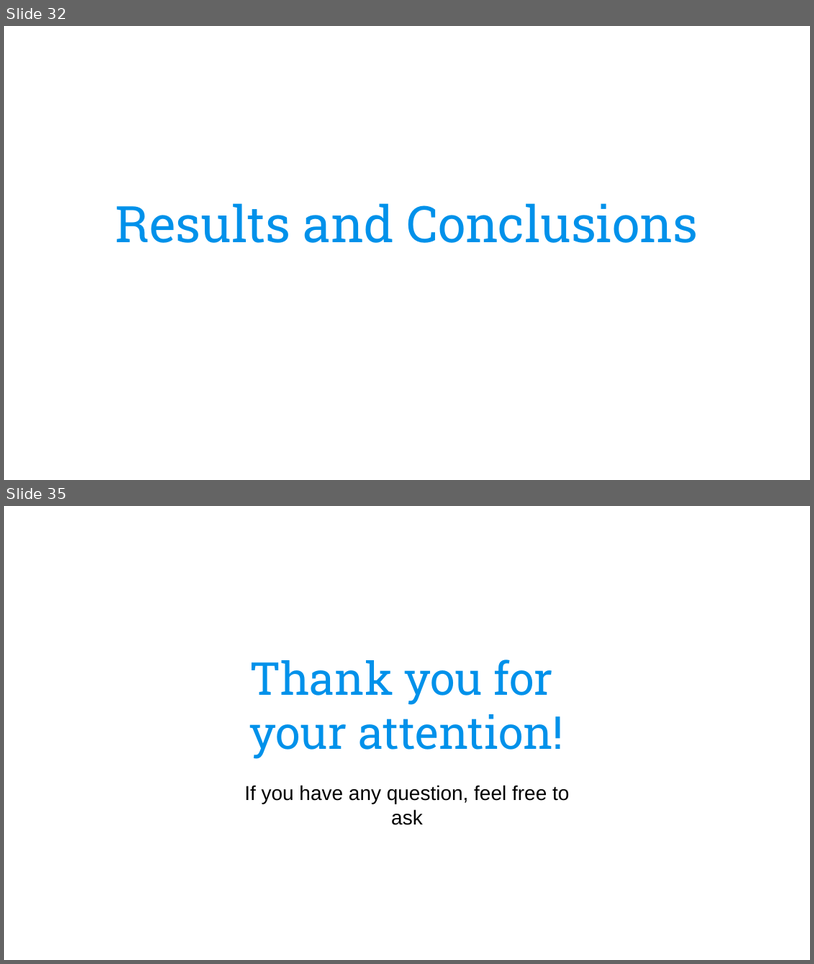
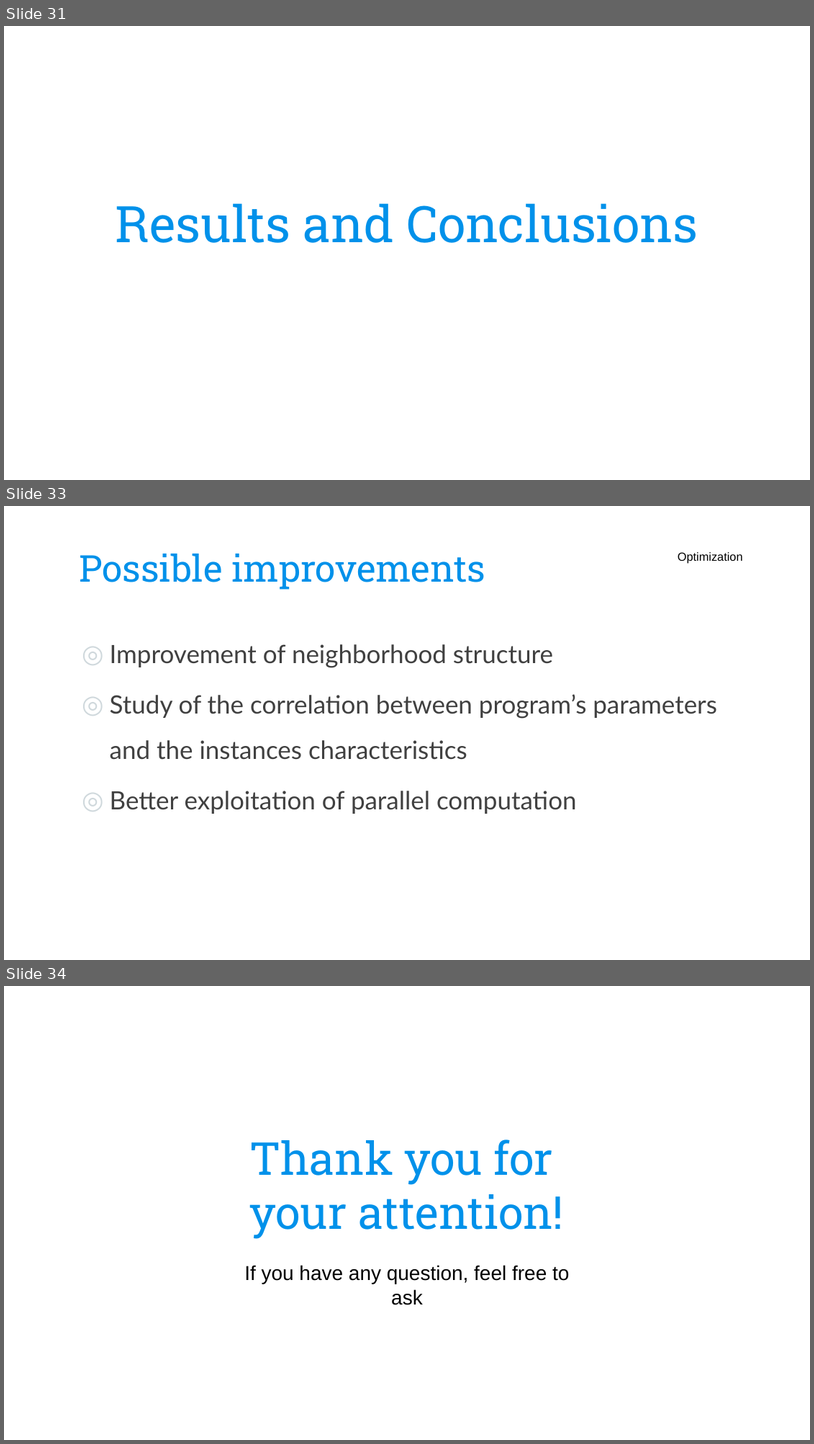
Before and after one commit to CarolinaBianchi/ETPsolver, a slide deck: Optimization/doc/ETPslides_OMAAL_group11.pptx. Shown one above the other, each under a label of ours: slides 32 and 35 before the commit, slides 31, 33 and 34 after it; the slides between them are not shown. The pictures are 814x964 and 814x1444 pixels, drawn with LibreOffice and Linux fonts; fonts in the diff are those of the drawing; background and template pictures are left out. Boxes give left, top, right and bottom in pixels: in the first picture for what was removed or moved away, otherwise in the second. Text is boxed around its words. In the diff, an @@ line names an element or a change of style, - is before the commit and + after.

```diff
--- a/Optimization/doc/ETPslides_OMAAL_group11.pptx
+++ b/Optimization/doc/ETPslides_OMAAL_group11.pptx
@@ slide 33 added at (4,506,810,960), background picture (left out) @@
@@ title added at (80,554,486,590), 44 pt, text #0091EA @@
+Possible improvements
@@ text added at (678,552,743,564), 14 pt, text #000000 @@
+Optimization
@@ text added at (110,644,718,813), 30 pt, text #404040 @@
+◎ Improvement of neighborhood structure
+◎ Study of the correlation between program’s parameters and the instances characteristics
+◎ Better exploitation of parallel computation
@@ what was slide 32 is now slide 31 @@
@@ what was slide 35 is now slide 34 @@
```
Also in this commit, not shown: 4 slides changed, 2 slides removed.
